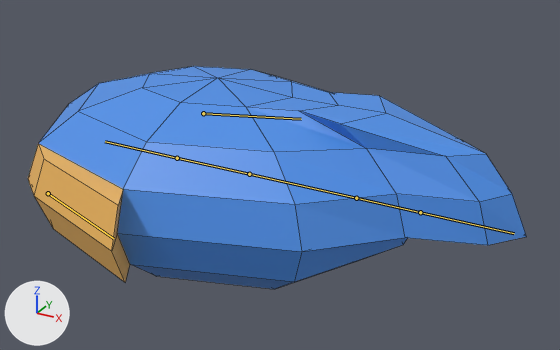
Renders of the Blender file art/fish.blend from each side of a commit.
Before and after are seen from a 50 mm camera at (0.938, -1.414, 0.723) aimed at (0.147, 0.024, 0.003). The lights are fixed; the arrows at lower left show +X, +Y and +Z. The bones that bend it are drawn over the model as lines. Mesh edges are drawn as thin lines.
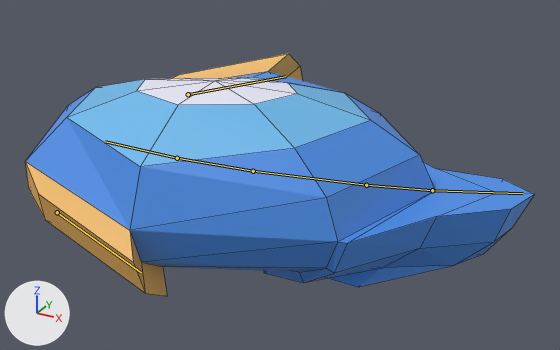
The newer file adds an action. The first version stands in its rest pose; the second is drawn at frame 20 of the action 'death'.

The change in detail:
Bone 'Bone' (bone_bone) turns from (0, 0, 0) to (5, -180, 0) degrees about its own x, y and z.
Bone 'Bone.002' (bone_bone_002) turns from (0, 0, 0) to (5, 1, 0) degrees about its own x, y and z.
Bone 'Bone.003' (bone_bone_003) turns from (0, 0, 0) to (5, 1, 0) degrees about its own x, y and z.
Bone 'Bone.004' (bone_bone_004) turns from (0, 0, 0) to (5, 1, 0) degrees about its own x, y and z.
Bone 'Bone.001' (bone_bone_001) turns from (0, 0, 0) to (0, -178, 0) degrees about its own x, y and z.
Bone 'Bone.005' (bone_bone_005) moves from (0.0, 0.0, 0.0) to (0.456, 0.11, -0.175).
Bone 'Bone.006' (bone_bone_006) moves from (0.0, 0.0, 0.0) to (-0.325, 0.155, 0.265).

Location of each change, [x1, y1, x2, y2] in pixels of the pictures (560 x 350 px):
'Cube', posed (8% taller)
    before: [28, 66, 527, 289]
    after: [25, 54, 534, 296]
bone 'Bone', root to tip
    before: (177, 158) to (249, 174)
    after: (177, 158) to (253, 171)
bone 'Bone.002', root to tip
    before: (249, 174) to (356, 198)
    after: (253, 171) to (366, 185)
bone 'Bone.003', root to tip
    before: (356, 198) to (420, 212)
    after: (366, 185) to (432, 190)
bone 'Bone.004', root to tip
    before: (420, 212) to (514, 233)
    after: (432, 190) to (523, 193)
bone 'Bone.005', root to tip
    before: (203, 113) to (301, 119)
    after: (57, 212) to (141, 272)
bone 'Bone.006', root to tip
    before: (48, 193) to (113, 238)
    after: (188, 94) to (285, 76)
